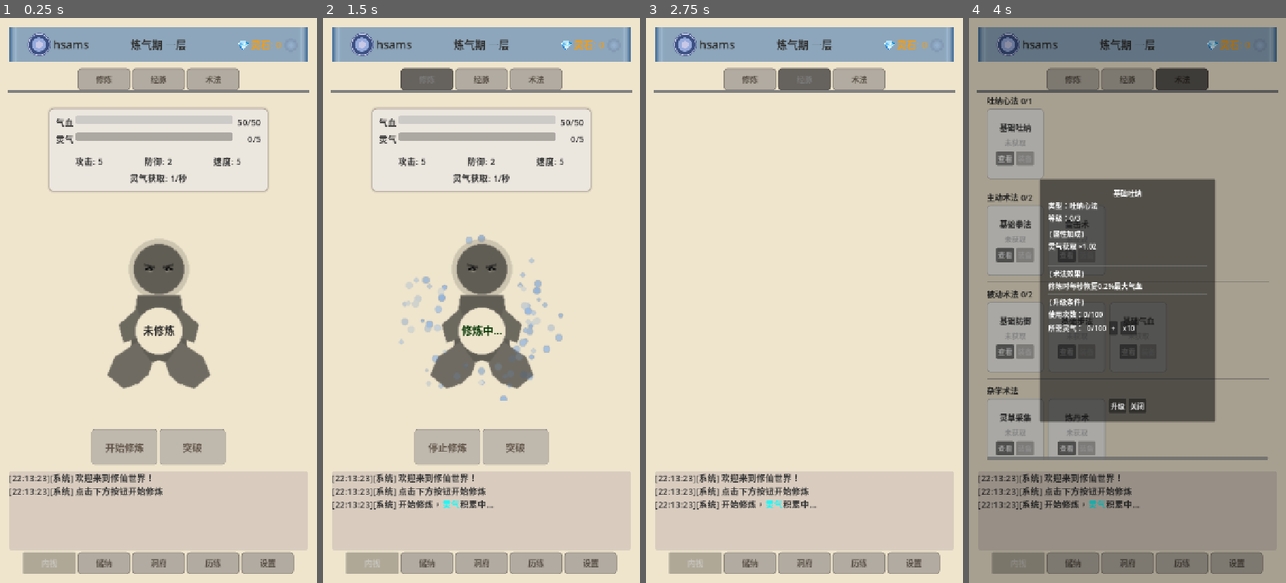
Above: before the commit, frames 1-4 (left to right).
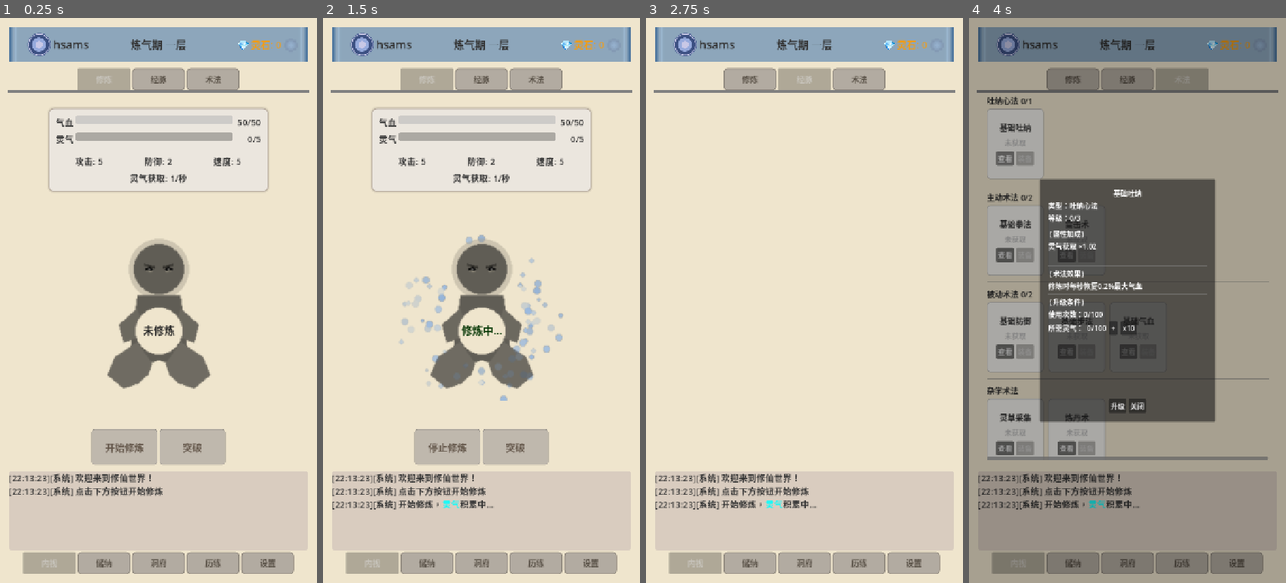
Above: after the commit, the same moments.

Repository: wcc11404/hello_world
Game: Godot game, scene res://scenes/main/Main.tscn
The game is run twice, just before and just after one commit, with the same random seed, the same clock (stepped at 60 frames per second) and the same inputs.
Inputs (mouse positions are in pixels of both pictures, inside the frame that each line leads up to):
- Up to frame 1 (0.25 s): no input
- Up to frame 2 (1.5 s): click "开始修炼" at 0.5 s; click (427, 80) at 1.25 s, where only the run before the commit has a clickable "修炼"
- Up to frame 3 (2.75 s): click "经脉" at 2 s
- Up to frame 4 (4 s): click "术法" at 2.75 s; click "查看" at 3.5 s

The runs differ from the first frame. In frame 1, 0.1% of the frame differs, in the area x 24-42%, y 8-13%; in frame 2, 0.7%; in frame 3, 0.7%, in the area x 41-59%, y 8-13%; in frame 4, 0.7%.

Commit message:
fix: 修复内视页面初始化时修炼tab未选中问题
- 修复 show_neishi_tab() 调用时机，确保在 neishi_module 初始化后调用
- 移除 NeishiModule 的 modulate 颜色调制，改用 disabled 属性标识选中状态
- 统一上下方 tab 的视觉表现

Diff:
--- a/scripts/ui/GameUI.gd
+++ b/scripts/ui/GameUI.gd
@@ -206,6 +206,9 @@
 	# 再连接按钮信号（模块已创建）
 	setup_button_connections()
 
+	# 显示默认内视页面（模块初始化完成后）
+	show_neishi_tab()
+
 	# 在log_manager初始化后添加欢迎消息
 	add_log("欢迎来到修仙世界！")
 	add_log("点击下方按钮开始修炼")
@@ -218,8 +221,6 @@
 
 	# 监听屏幕大小变化
 	get_viewport().size_changed.connect(_on_viewport_size_changed)
-
-	show_neishi_tab()
 
 func _on_viewport_size_changed():
 	update_font_sizes()
--- a/scripts/ui/modules/NeishiModule.gd
+++ b/scripts/ui/modules/NeishiModule.gd
@@ -120,14 +120,14 @@
 		return "spell"
 	return ""
 
-# 更新Tab按钮视觉状态
+# 更新Tab按钮视觉状态（使用disabled属性标识选中状态，与主TabBar一致）
 func _update_tab_buttons(active_panel: Control):
 	if cultivation_tab:
-		cultivation_tab.modulate = Color(0.5, 0.5, 0.5) if active_panel == cultivation_panel else Color(1, 1, 1)
+		cultivation_tab.disabled = (active_panel == cultivation_panel)
 	if meridian_tab:
-		meridian_tab.modulate = Color(0.5, 0.5, 0.5) if active_panel == meridian_panel else Color(1, 1, 1)
+		meridian_tab.disabled = (active_panel == meridian_panel)
 	if spell_tab:
-		spell_tab.modulate = Color(0.5, 0.5, 0.5) if active_panel == spell_panel else Color(1, 1, 1)
+		spell_tab.disabled = (active_panel == spell_panel)
 
 # Tab按钮按下处理
 func on_cultivation_tab_pressed():
